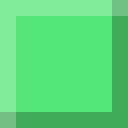
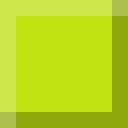
Layered file, before and after one edit (128×128). Changes by layer:
added layer "animalese" above "bgm" over (0, 0, 128, 128)
